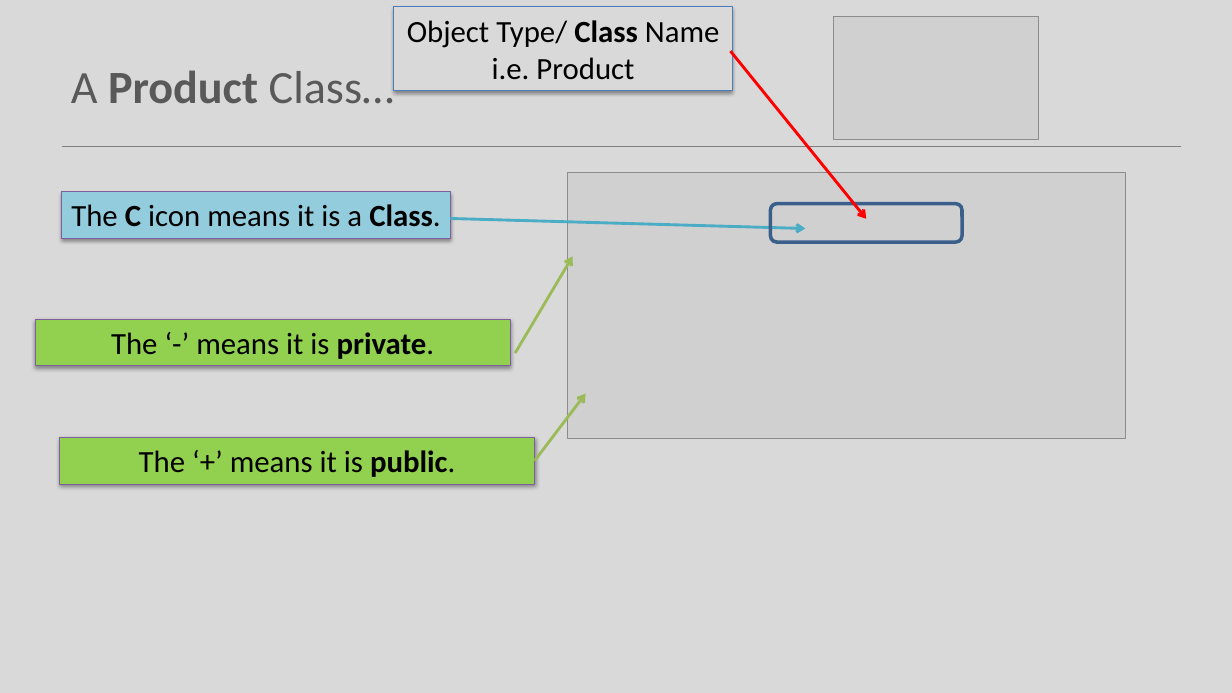
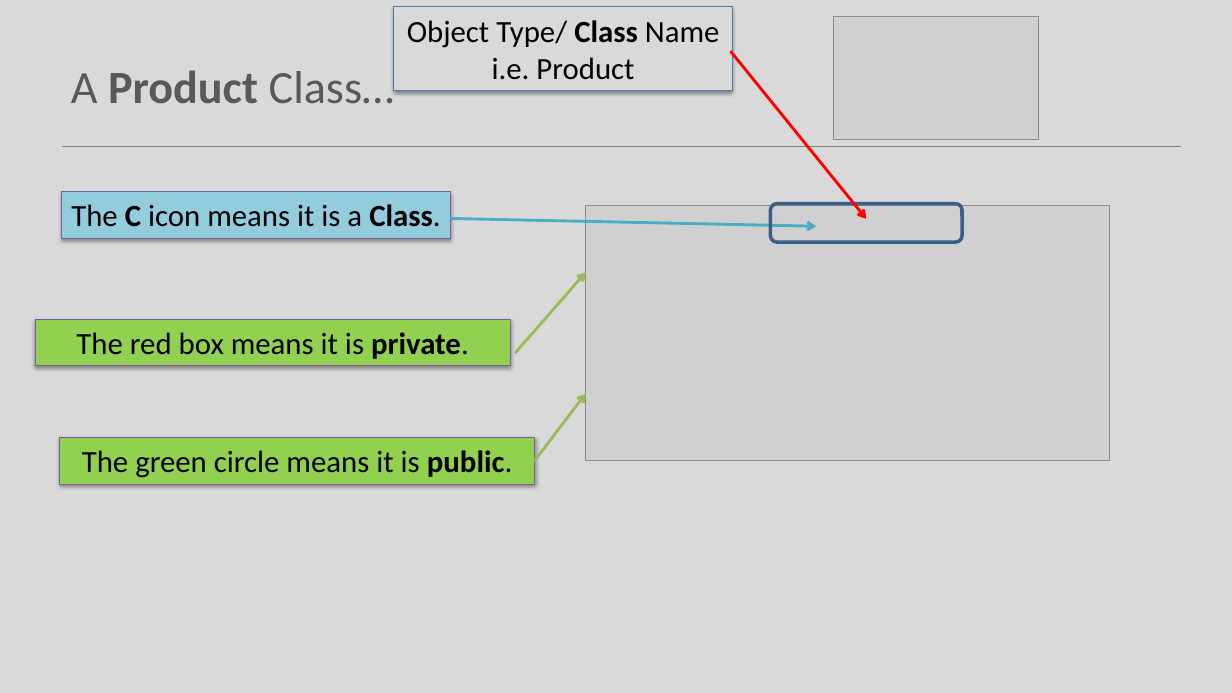
Before and after one commit to Programming-Fundamentals-SETU/prog-fund-1-sept-25, a slide deck: slide 9 of topic08-arrays-of-objects/unit-1/talk-1-shop-v1/a-shop-v1.pptx. Drawn at 1232x693 pixels with LibreOffice and Linux fonts; fonts in the diff are those of the drawing; grey boxes stand for pictures. Boxes give left, top, right and bottom in pixels: in the first picture for what was removed or moved away, otherwise in the second. Text is boxed around its words. In the diff, an @@ line names an element or a change of style, - is before the commit and + after.

```diff
--- a/topic08-arrays-of-objects/unit-1/talk-1-shop-v1/a-shop-v1.pptx
+++ b/topic08-arrays-of-objects/unit-1/talk-1-shop-v1/a-shop-v1.pptx
@@ picture: place and size @@
-picture at bbox=[567, 173, 1126, 439]
+picture at bbox=[586, 205, 1110, 460]
@@ arrow moved from (450, 218) - (806, 228) to (450, 218) - (816, 226) @@
@@ arrow moved from (516, 353) - (573, 257) to (516, 353) - (586, 273) @@
@@ text in rectangle at bbox=[76, 332, 469, 359]: text changed @@
-The ‘-’ means it is private.
+The red box means it is private.
@@ text in rectangle at bbox=[82, 450, 512, 478]: text changed @@
-The ‘+’ means it is public.
+The green circle means it is public.
```
Also in this commit, not shown: 10 other slides changed, 31 other files.
